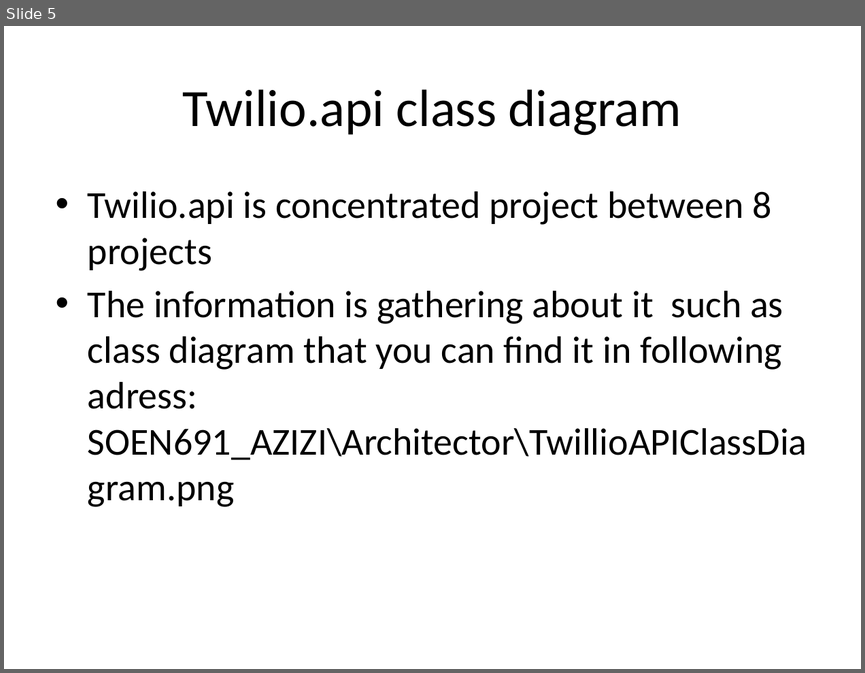
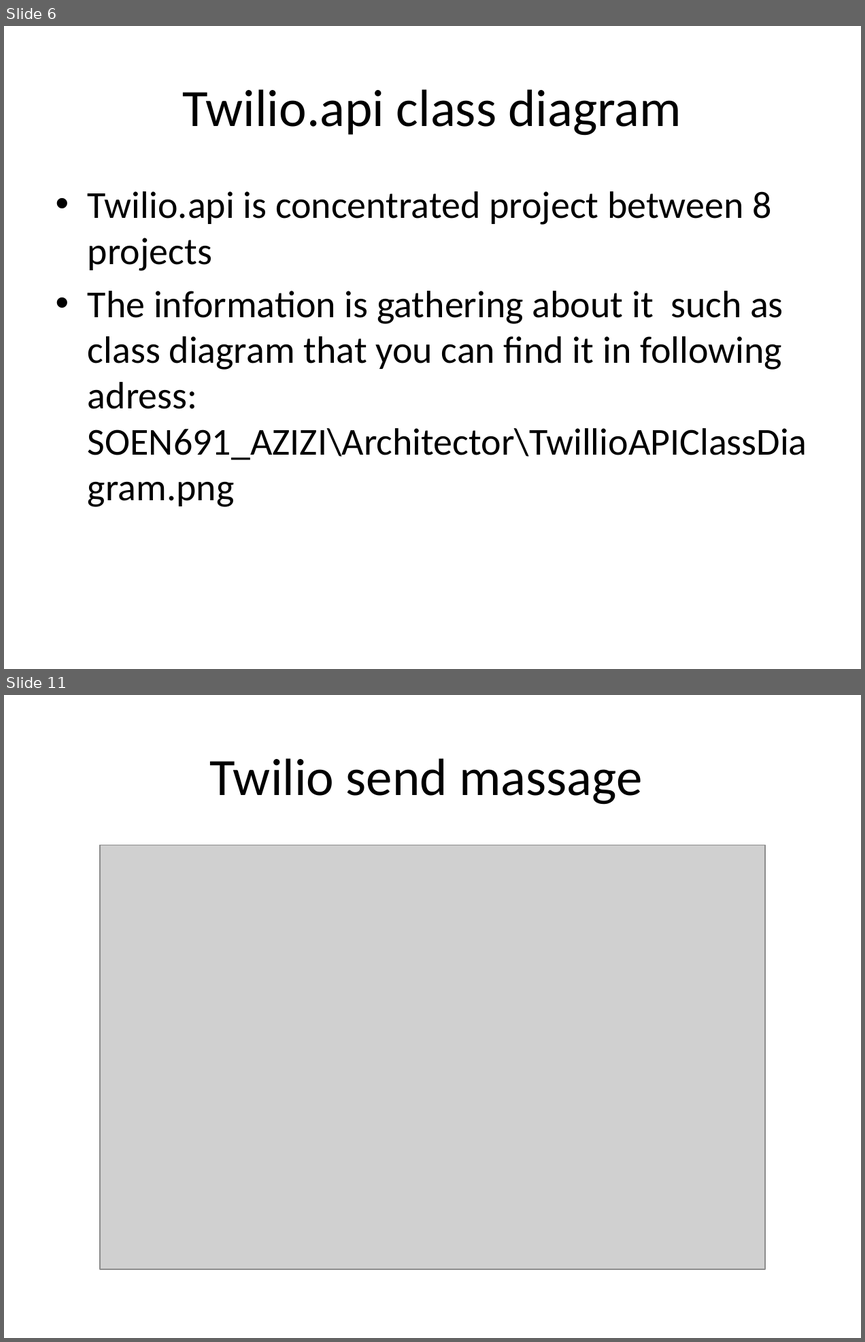
Before and after one commit to manouchehr/SOEN691_AZIZI, a slide deck: Architecture/ReadMe.pptx. Shown one above the other, each under a label of ours: slide 5 before the commit, slides 6 and 11 after it; the slides between them are not shown. The pictures are 865x673 and 865x1342 pixels, drawn with LibreOffice and Linux fonts; fonts in the diff are those of the drawing; grey boxes stand for pictures. Boxes give left, top, right and bottom in pixels: in the first picture for what was removed or moved away, otherwise in the second. Text is boxed around its words. In the diff, an @@ line names an element or a change of style, - is before the commit and + after.

```diff
--- a/Architecture/ReadMe.pptx
+++ b/Architecture/ReadMe.pptx
@@ slide 11 added at bbox=[4, 695, 861, 1338], background #FFFFFF @@
@@ title added at bbox=[210, 758, 642, 804], 44 pt, text #000000 @@
+Twilio send massage
@@ picture added at bbox=[100, 845, 765, 1269] @@
@@ what was slide 5 is now slide 6 @@
```
Also in this commit, not shown: 1 slide changed, 8 other slides added, 1 slide removed, 1 other file.
